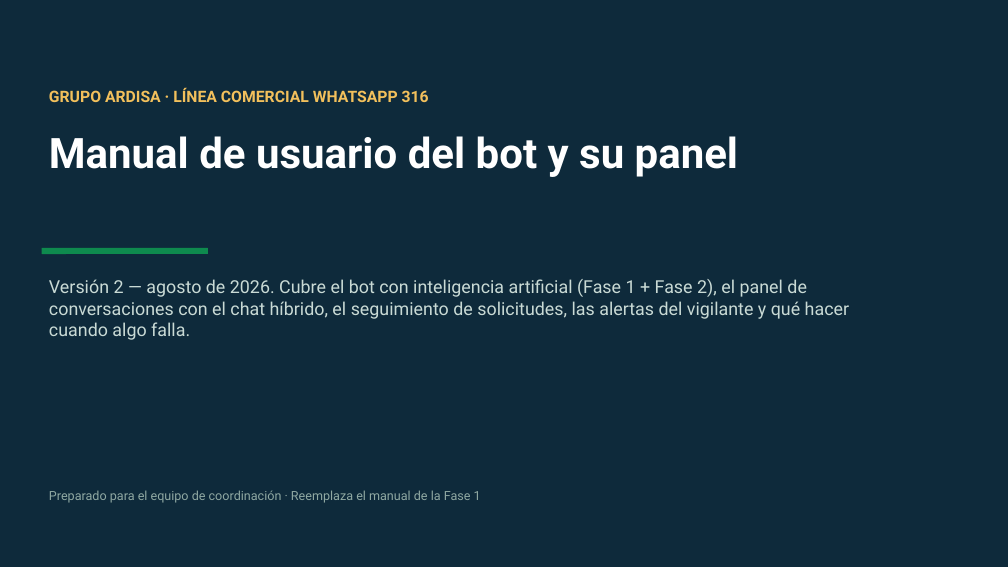
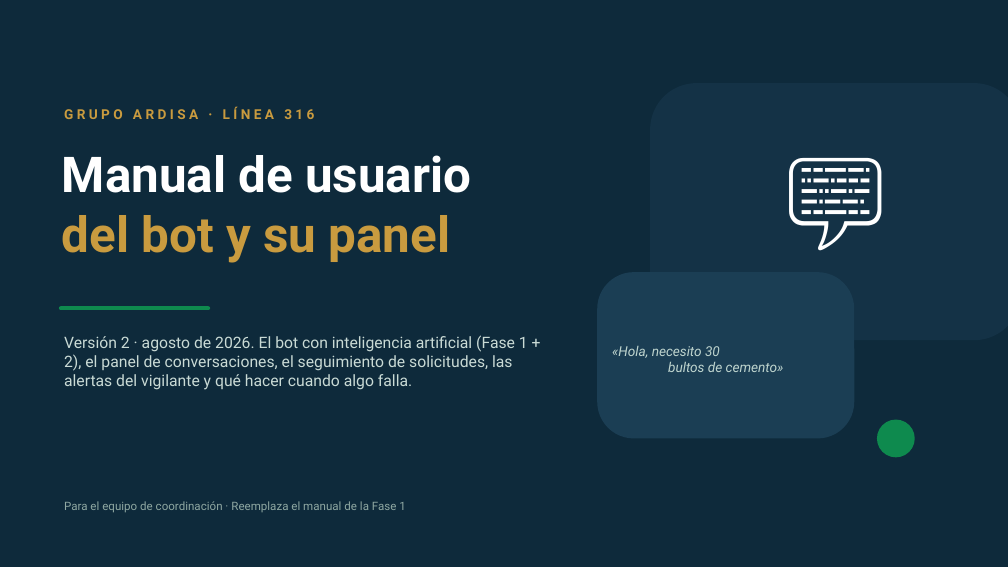
Before and after one commit to DeicyJejen/whatsapp-ardisa, a slide deck: slide 1 of docs/Manual-Bot-WhatsApp-Ardisa-v2.pptx. Drawn at 1008x567 pixels with LibreOffice and Linux fonts; fonts in the diff are those of the drawing. Boxes give left, top, right and bottom in pixels: in the first picture for what was removed or moved away, otherwise in the second. Text is boxed around its words. In the diff, an @@ line names an element or a change of style, - is before the commit and + after.

```diff
--- a/docs/Manual-Bot-WhatsApp-Ardisa-v2.pptx
+++ b/docs/Manual-Bot-WhatsApp-Ardisa-v2.pptx
@@ text removed at (x1=49, y1=88, x2=429, y2=102) @@
-GRUPO ARDISA · LÍNEA COMERCIAL WHATSAPP 316
@@ rounded rectangle added at (x1=650, y1=83, x2=1008, y2=340), fill #143246 @@
@@ text added at (x1=64, y1=107, x2=315, y2=119), 13 pt, text #C99B3F, bold @@
+G R U P O A R D I S A · L Í N E A 3 1 6
@@ text added at (x1=650, y1=129, x2=1008, y2=295), 96 pt, text #FFFFFF @@
+💬
@@ text at (x1=62, y1=155, x2=471, y2=263): text changed; size 40 to 47 pt @@
-Manual de usuario del bot y su panel
+Manual de usuario
+del bot y su panel
@@ rounded rectangle added at (x1=597, y1=272, x2=854, y2=439), fill #1B3E54 @@
@@ rounded rectangle resized from (x1=42, y1=248, x2=208, y2=254) to (x1=59, y1=306, x2=210, y2=310) @@
@@ rounded rectangle at (x1=59, y1=306, x2=210, y2=310): proportions changed @@
@@ text at (x1=64, y1=335, x2=528, y2=390): text changed; size 17 to 15 pt @@
-Versión 2 — agosto de 2026. Cubre el bot con inteligencia artificial (Fase 1 + Fase 2), el panel de conversaciones con el chat híbrido, el seguimiento de solicitudes, las alertas del vigilante y qué hacer cuando algo falla.
+Versión 2 · agosto de 2026. El bot con inteligencia artificial (Fase 1 + 2), el panel de conversaciones, el seguimiento de solicitudes, las alertas del vigilante y qué hacer cuando algo falla.
@@ text added at (x1=612, y1=346, x2=784, y2=372), 13 pt, text #BED4CE, italic @@
+«Hola, necesito 30
+bultos de cemento»
@@ ellipse added at (x1=877, y1=420, x2=915, y2=457), fill #0E8A4E @@
@@ text at (x1=64, y1=501, x2=405, y2=513): text changed; size 12 to 11 pt @@
-Preparado para el equipo de coordinación · Reemplaza el manual de la Fase 1
+Para el equipo de coordinación · Reemplaza el manual de la Fase 1
```
Also in this commit, not shown: 12 other slides changed, 1 other file.
